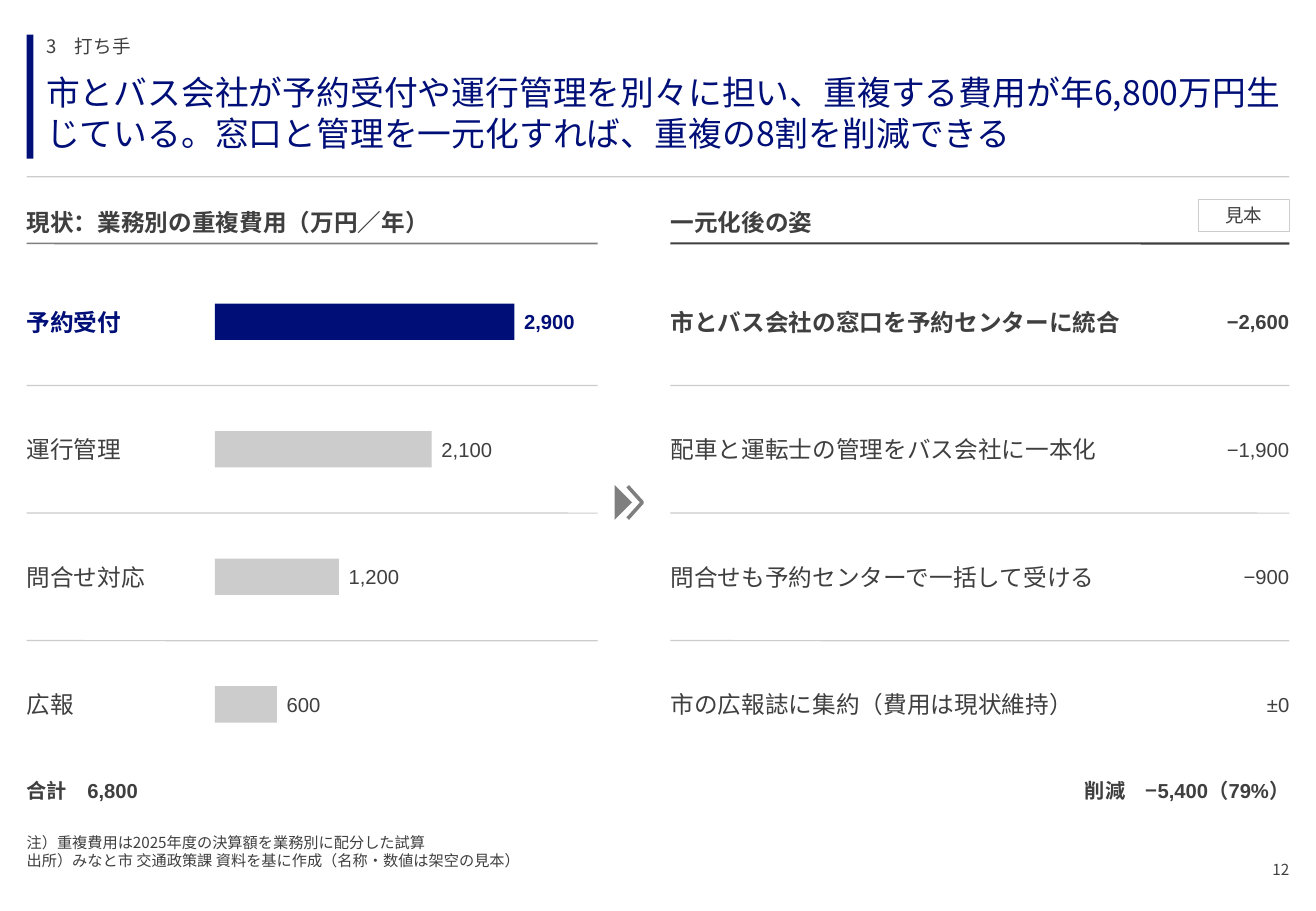
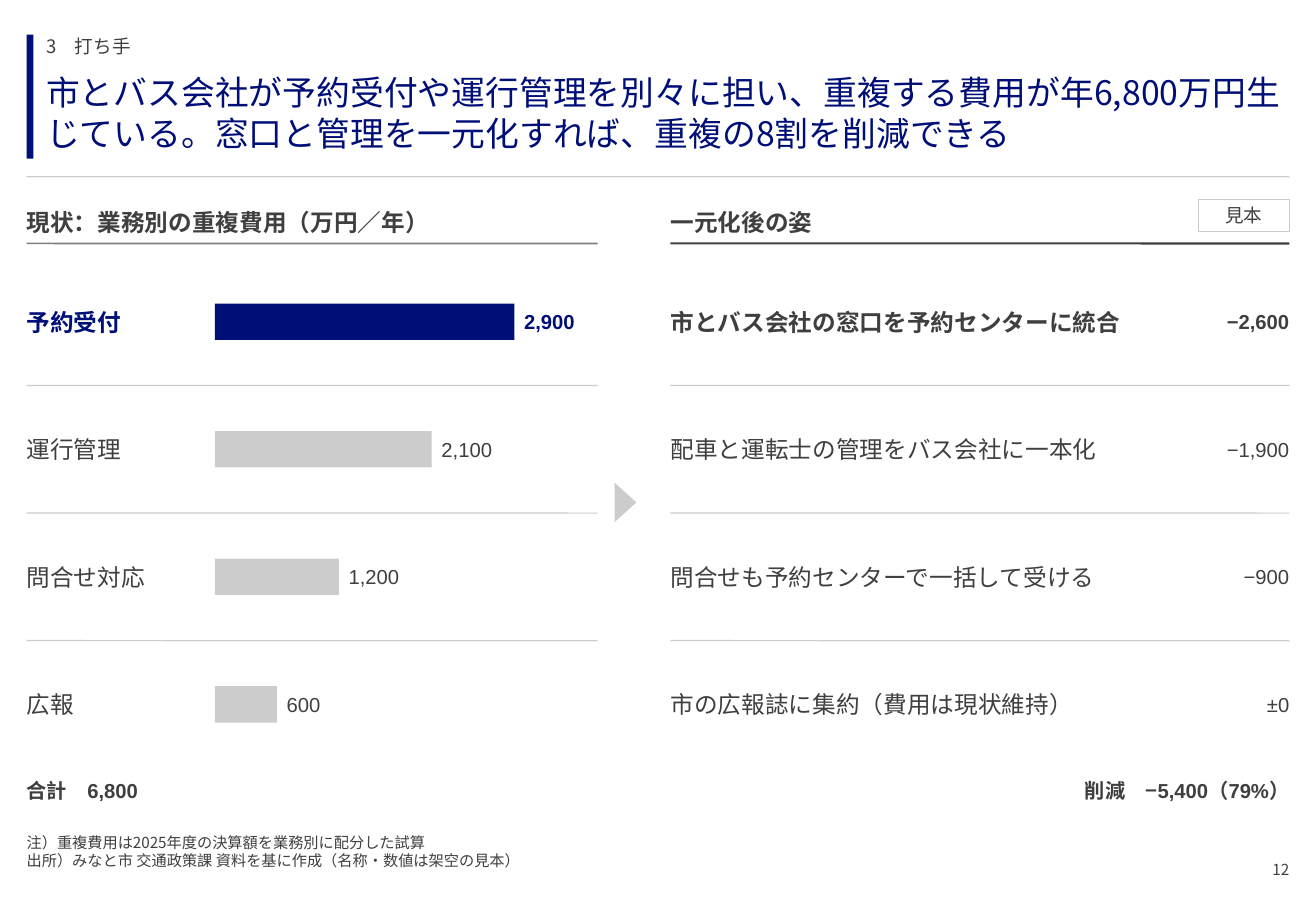
Before and after one commit to GontaHH/slide_builder, a slide deck: slide 12 of patterns/pattern-deck.pptx. Drawn at 1316x911 pixels with LibreOffice and Linux fonts; fonts in the diff are those of the drawing. Boxes give left, top, right and bottom in pixels: in the first picture for what was removed or moved away, otherwise in the second. Text is boxed around its words. In the diff, an @@ line names an element or a change of style, - is before the commit and + after.

```diff
--- a/patterns/pattern-deck.pptx
+++ b/patterns/pattern-deck.pptx
@@ freeform shape: place and size @@
-freeform shape at bbox=[615, 485, 632, 520]
+freeform shape at bbox=[615, 482, 637, 523]
@@ freeform shape at bbox=[615, 482, 637, 523]: fill #7F7F7F to #CCCCCC @@
@@ freeform shape removed at bbox=[628, 486, 643, 519] @@
```
Also in this commit, not shown: 78 other slides changed, 16 other files.
